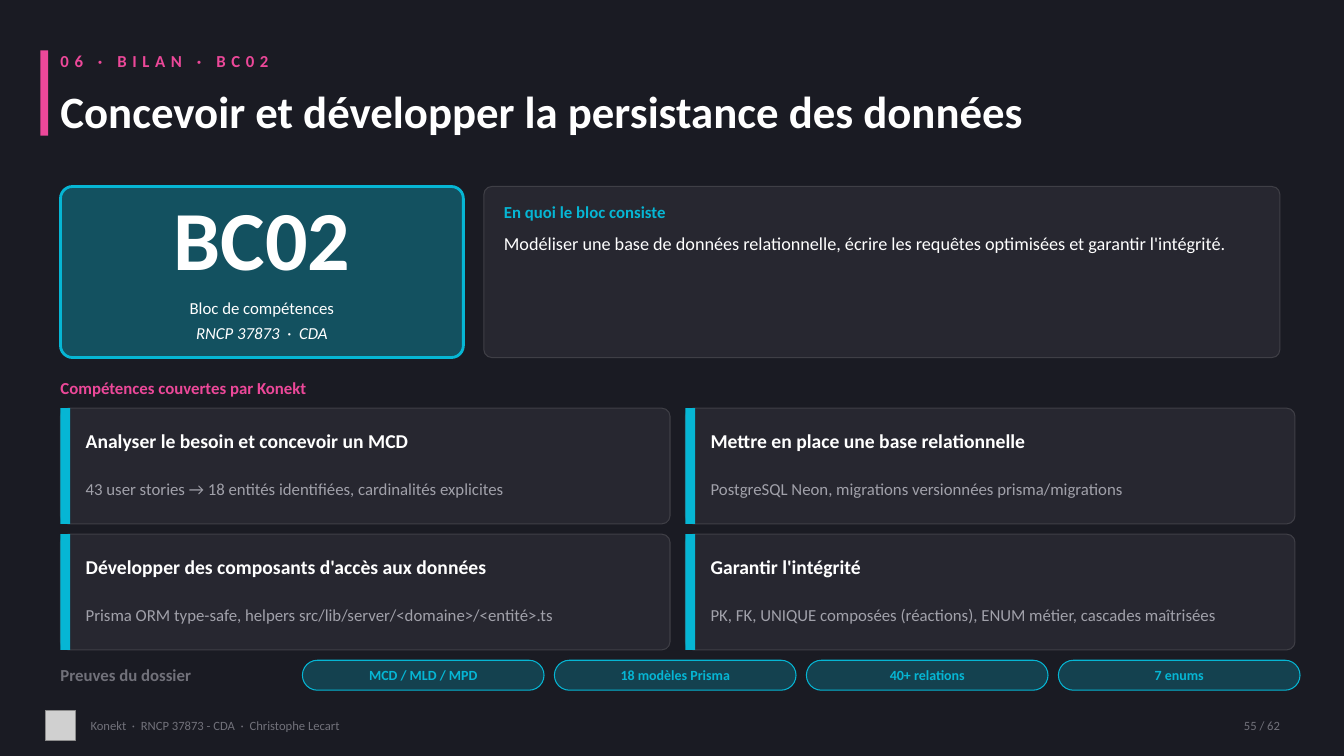
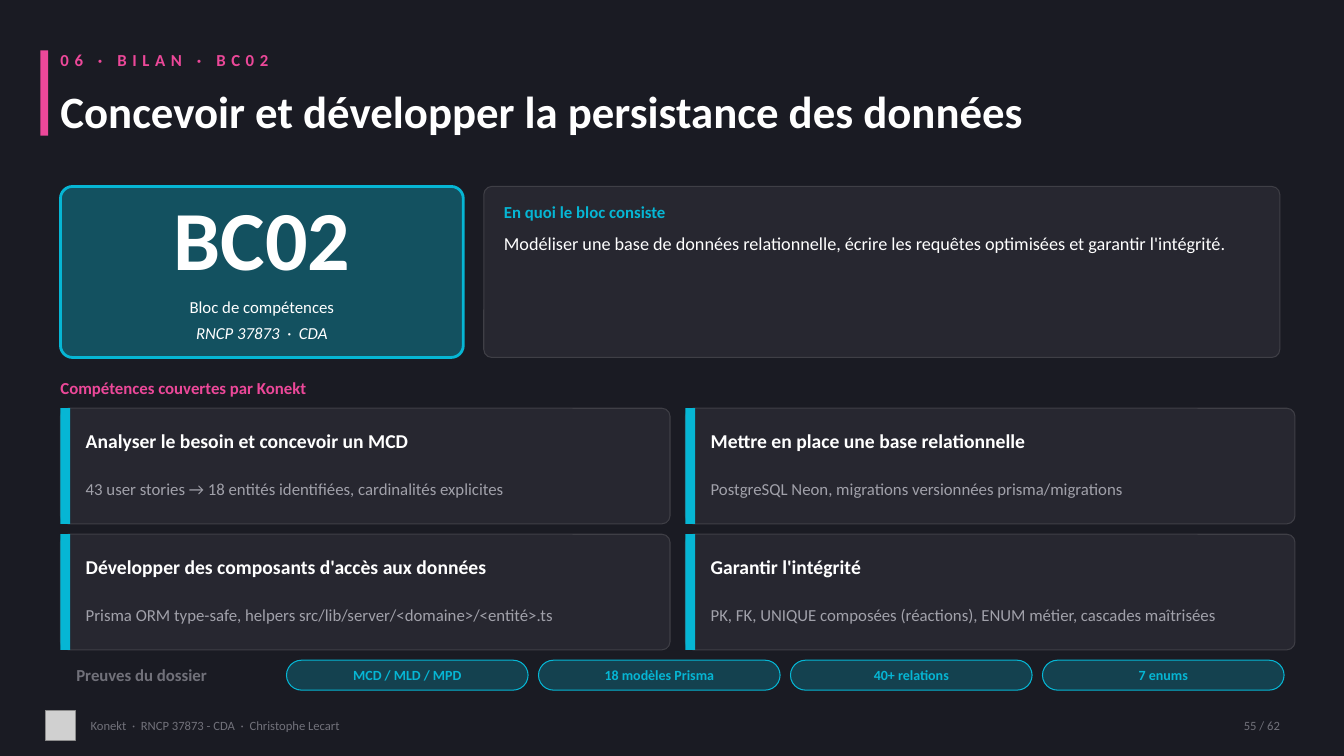
Before and after one commit to CLecart/social-network, a slide deck: slide 55 of dossier-certification/00-presentation/Konekt_RNCP_37873_Support_Visuel.pptx. Drawn at 1344x756 pixels with LibreOffice and Linux fonts; fonts in the diff are those of the drawing; grey boxes stand for pictures. Boxes give left, top, right and bottom in pixels: in the first picture for what was removed or moved away, otherwise in the second. Text is boxed around its words. In the diff, an @@ line names an element or a change of style, - is before the commit and + after.

```diff
--- a/dossier-certification/00-presentation/Konekt_RNCP_37873_Support_Visuel.pptx
+++ b/dossier-certification/00-presentation/Konekt_RNCP_37873_Support_Visuel.pptx
@@ text "Preuves du dossier": place and size @@
-text "Preuves du dossier" at <box>60,669,191,681</box>
+text "Preuves du dossier" at <box>76,669,207,681</box>
@@ 4 texts, 4 rounded rectangles: place and size @@
-4 texts, 4 rounded rectangles at <box>302,660,1301,691</box>
+4 texts, 4 rounded rectangles at <box>286,660,1285,691</box>
```
Also in this commit, not shown: 9 other slides changed, 7 other files.
